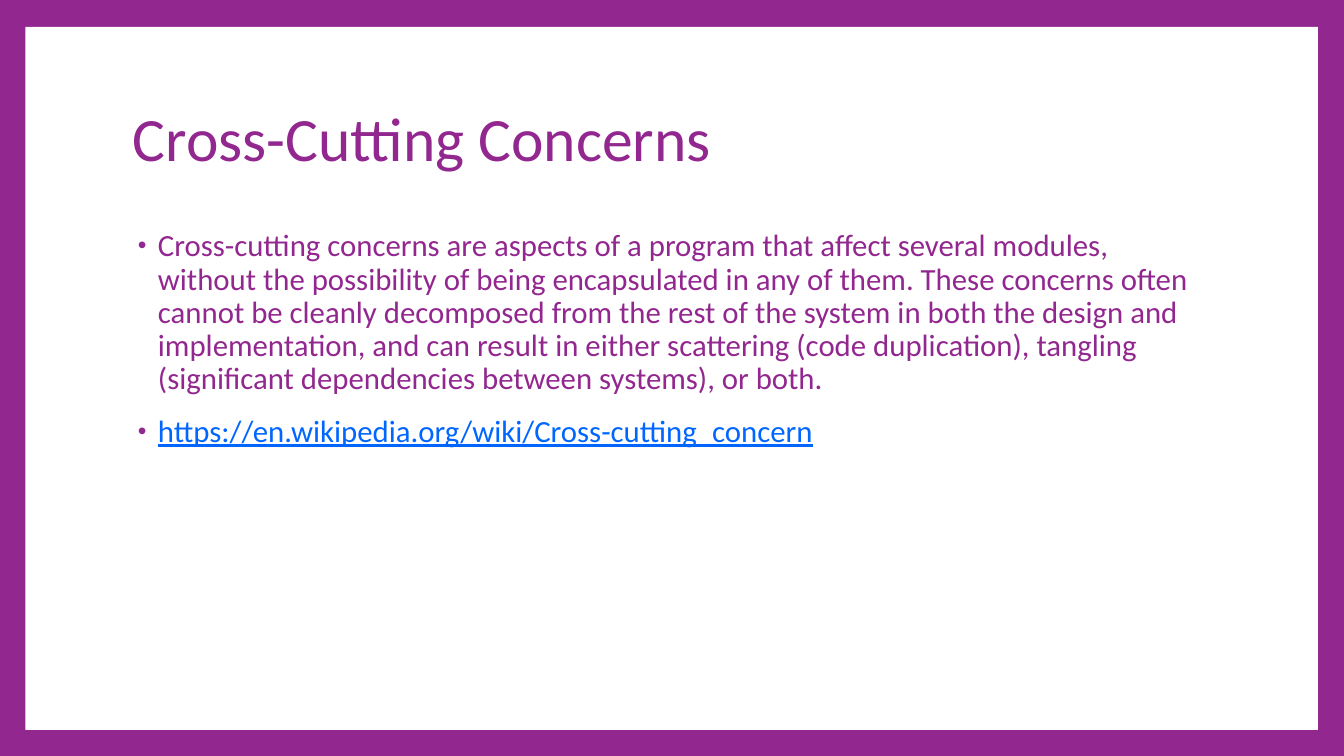
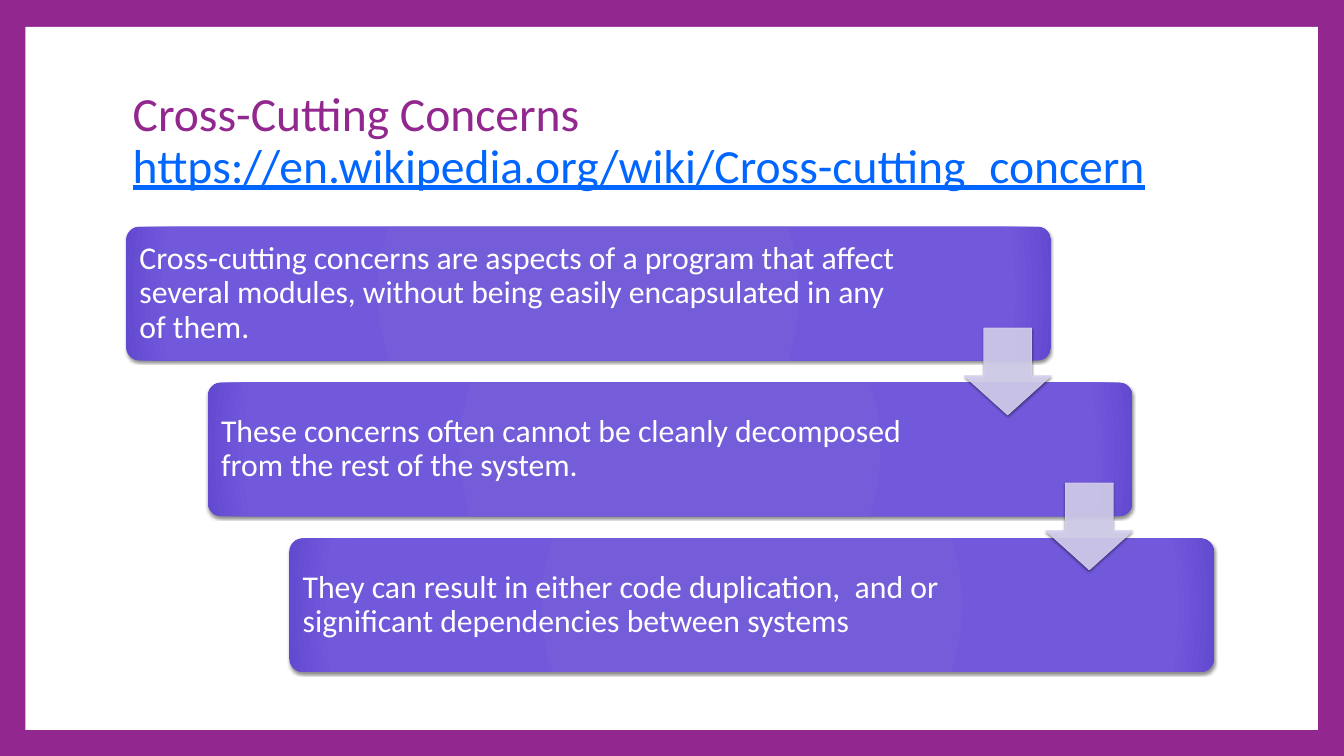
Before and after one commit to cdiggins/cs321, a slide deck: slide 8 of class-notes/cs321-winter-2023-lecture-17-architecture.pptx (slide 6 before the commit). Drawn at 1344x756 pixels with LibreOffice and Linux fonts; fonts in the diff are those of the drawing. Boxes give left, top, right and bottom in pixels: in the first picture for what was removed or moved away, otherwise in the second. Text is boxed around its words. In the diff, an @@ line names an element or a change of style, - is before the commit and + after.

```diff
--- a/class-notes/cs321-winter-2023-lecture-17-architecture.pptx
+++ b/class-notes/cs321-winter-2023-lecture-17-architecture.pptx
@@ rectangle removed at (26, 27, 1318, 730) @@
@@ rectangle added at (26, 27, 1318, 730), fill #FFFFFF @@
@@ title at (133, 98, 1145, 192): text changed; size 66 to 51 pt; text colour #92278F to #0066FF @@
-Cross-Cutting Concerns
+Cross-Cutting Concerns
+https://en.wikipedia.org/wiki/Cross-cutting_concern
@@ text removed at (158, 234, 1187, 448) @@
-• Cross-cutting concerns are aspects of a program that affect several modules, without the possibility of being encapsulated in any of them. These concerns often cannot be cleanly decomposed from the rest of the system in both the design and implementation, and can result in either scattering (code duplication), tangling (significant dependencies between systems), or both.
-• https://en.wikipedia.org/wiki/Cross-cutting_concern
@@ group added at (126, 227, 1214, 672): 3 rounded rectangles, 3 texts, 2 down arrows @@
+Cross-cutting concerns are aspects of a program that affect several modules, without being easily encapsulated in any of them.
+These concerns often cannot be cleanly decomposed from the rest of the system.
+They can result in either code duplication, and or significant dependencies between systems
```
Also in this commit, not shown: 6 other slides changed, 4 slides added, 20 slides removed, 5 other files.
